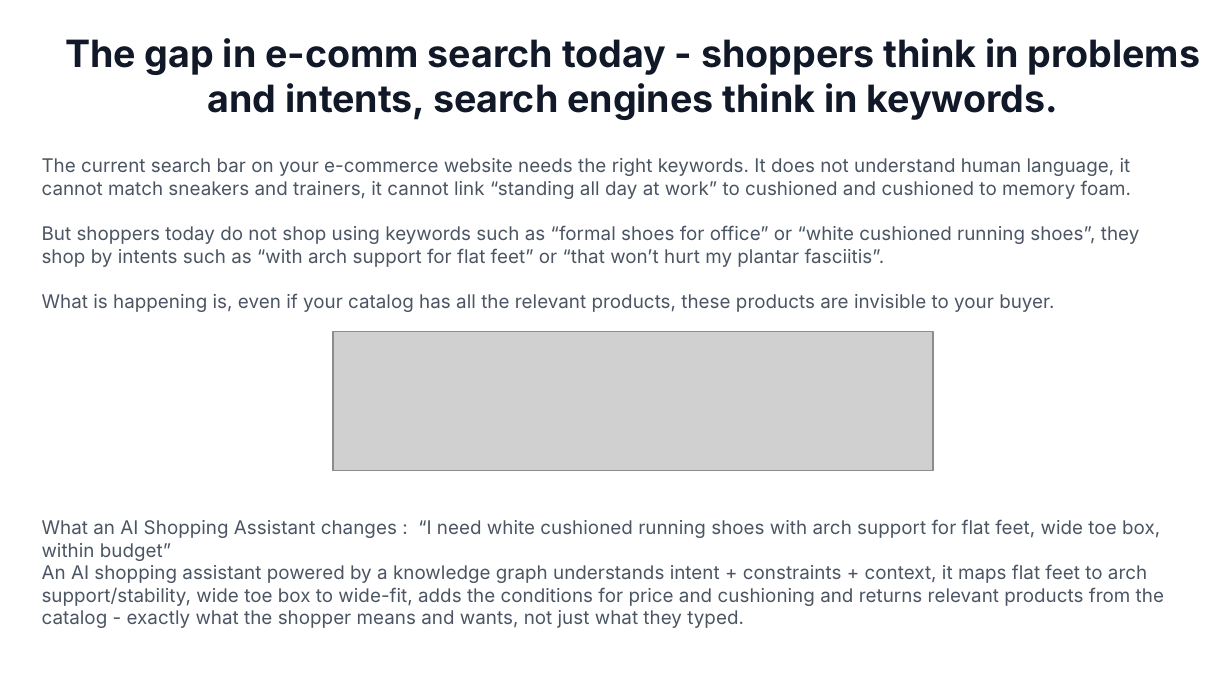
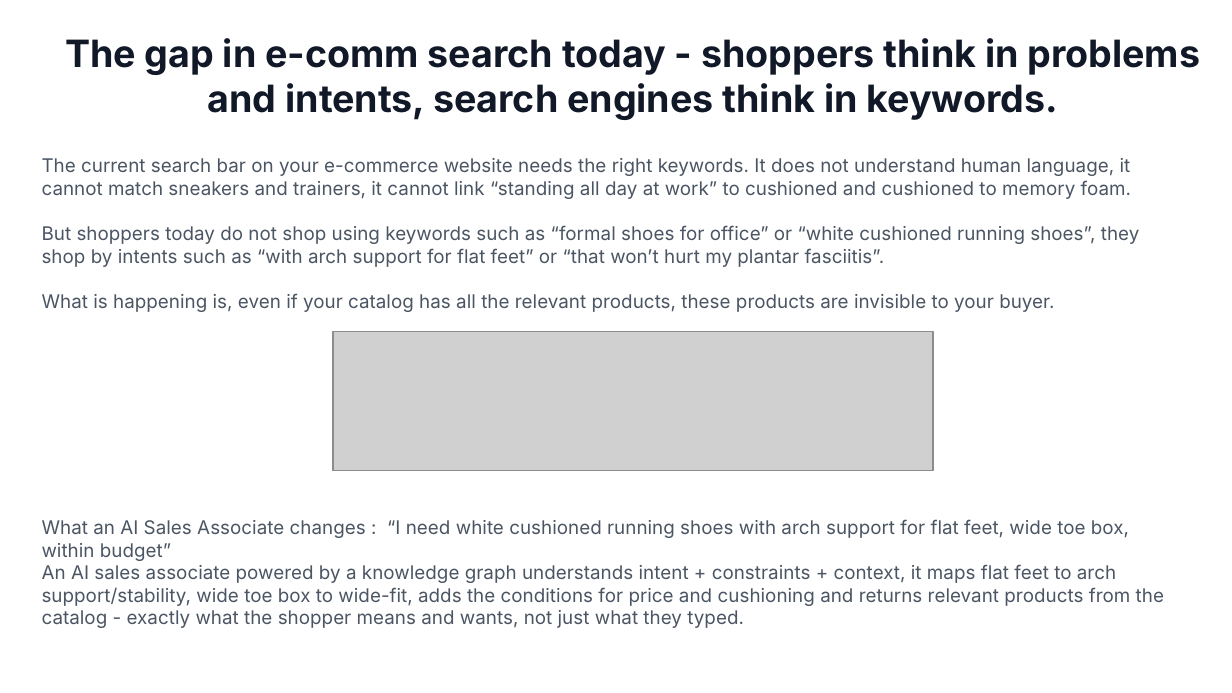
Before and after one commit to aantrikshhh/supersearch-ppt-templates, a slide deck: slide 4 of output/SS_Generic_Shoes.pptx. Drawn at 1232x693 pixels with LibreOffice and Linux fonts; fonts in the diff are those of the drawing; grey boxes stand for pictures. Boxes give left, top, right and bottom in pixels: in the first picture for what was removed or moved away, otherwise in the second. Text is boxed around its words. In the diff, an @@ line names an element or a change of style, - is before the commit and + after.

```diff
--- a/output/SS_Generic_Shoes.pptx
+++ b/output/SS_Generic_Shoes.pptx
@@ text at box(42, 519, 1164, 628): text changed @@
-What an AI Shopping Assistant changes : “I need white cushioned running shoes with arch support for flat feet, wide toe box, within budget”
-An AI shopping assistant powered by a knowledge graph understands intent + constraints + context, it maps flat feet to arch support/stability, wide toe box to wide-fit, adds the conditions for price and cushioning and returns relevant products from the catalog - exactly what the shopper means and wants, not just what they typed.
+What an AI Sales Associate changes : “I need white cushioned running shoes with arch support for flat feet, wide toe box, within budget”
+An AI sales associate powered by a knowledge graph understands intent + constraints + context, it maps flat feet to arch support/stability, wide toe box to wide-fit, adds the conditions for price and cushioning and returns relevant products from the catalog - exactly what the shopper means and wants, not just what they typed.
```
Also in this commit, not shown: 2 other slides changed, 6 other files.
